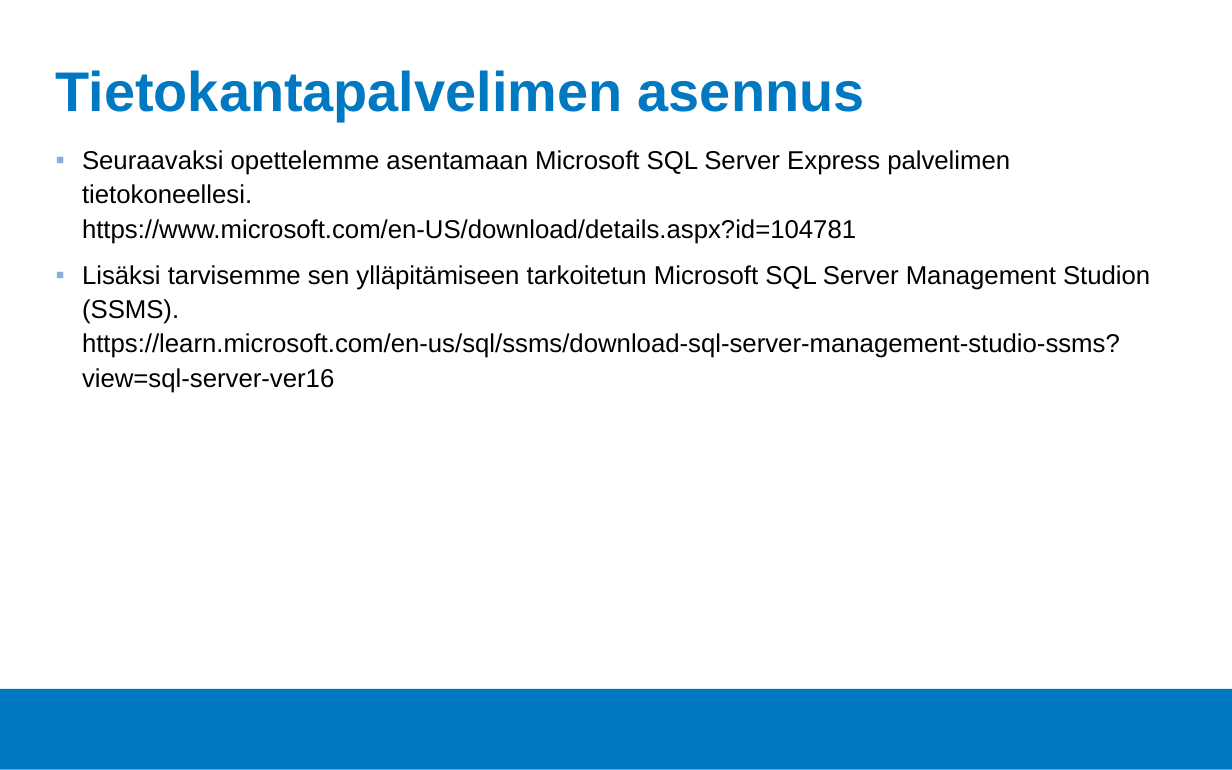
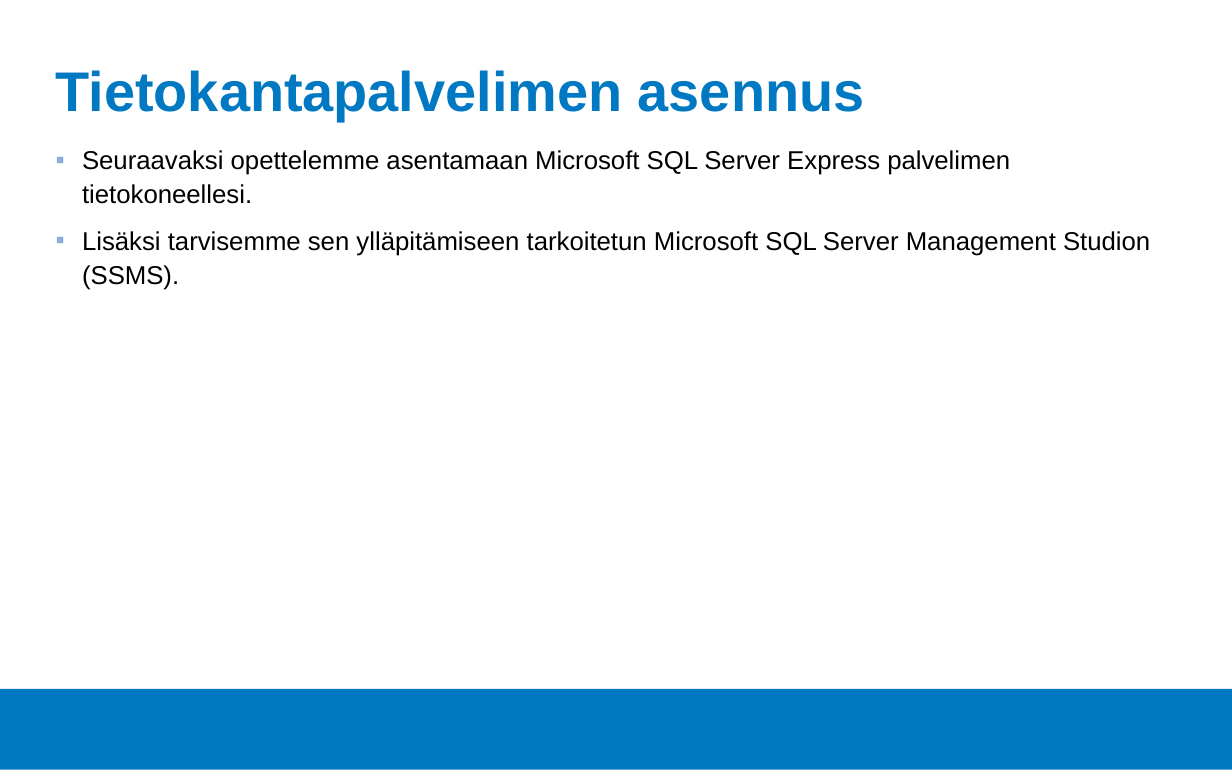
Before and after one commit to Tietokantahallinta/Tietokantahallinta.github.io, a slide deck: slide 4 of luennot/viikko01/Luentokalvot_01.odp. Drawn at 1232x770 pixels with LibreOffice and Linux fonts; fonts in the diff are those of the drawing; background and template pictures are left out. Boxes give left, top, right and bottom in pixels: in the first picture for what was removed or moved away, otherwise in the second. Text is boxed around its words. In the diff, an @@ line names an element or a change of style, - is before the commit and + after.

```diff
--- a/luennot/viikko01/Luentokalvot_01.odp
+++ b/luennot/viikko01/Luentokalvot_01.odp
@@ text at box(82, 150, 1150, 290): text changed @@
-▪ Seuraavaksi opettelemme asentamaan Microsoft SQL Server Express palvelimen tietokoneellesi.
-  https://www.microsoft.com/en-US/download/details.aspx?id=104781
-▪ Lisäksi tarvisemme sen ylläpitämiseen tarkoitetun Microsoft SQL Server Management Studion (SSMS).
-  https://learn.microsoft.com/en-us/sql/ssms/download-sql-server-management-studio-ssms?view=sql-server-ver16
+▪ Seuraavaksi opettelemme asentamaan Microsoft SQL Server Express palvelimen tietokoneellesi.
+▪ Lisäksi tarvisemme sen ylläpitämiseen tarkoitetun Microsoft SQL Server Management Studion (SSMS).
```
Also in this commit, not shown: 2 other slides changed, 3 other files.
